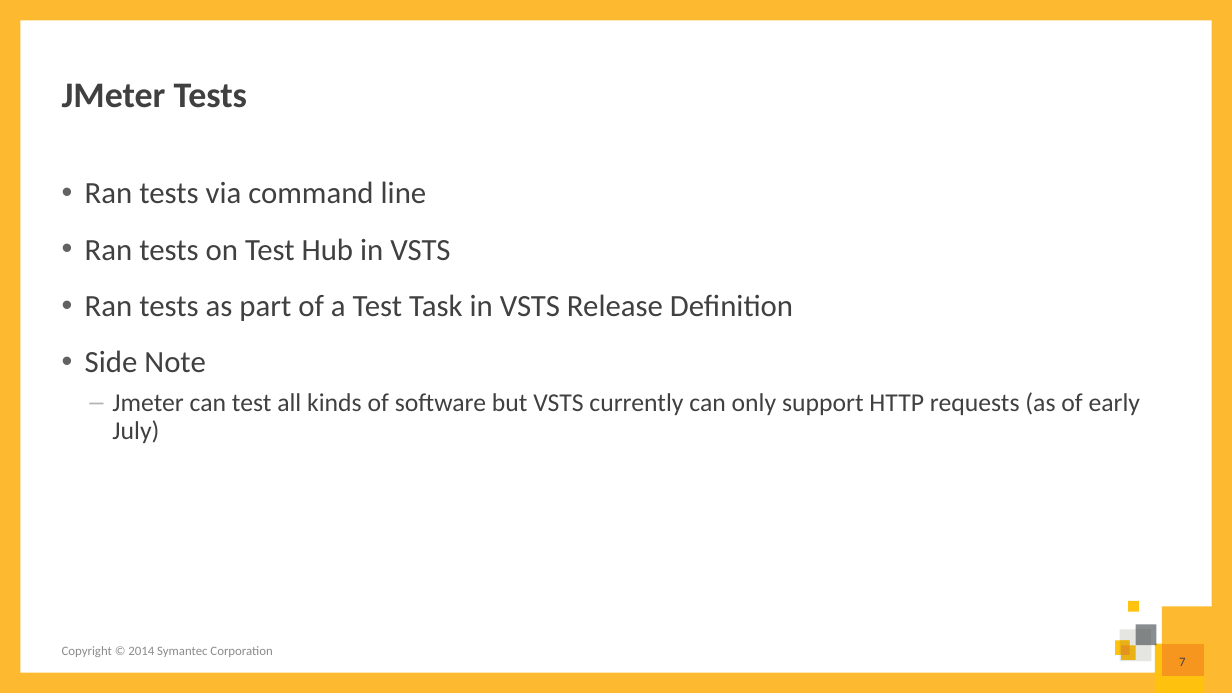
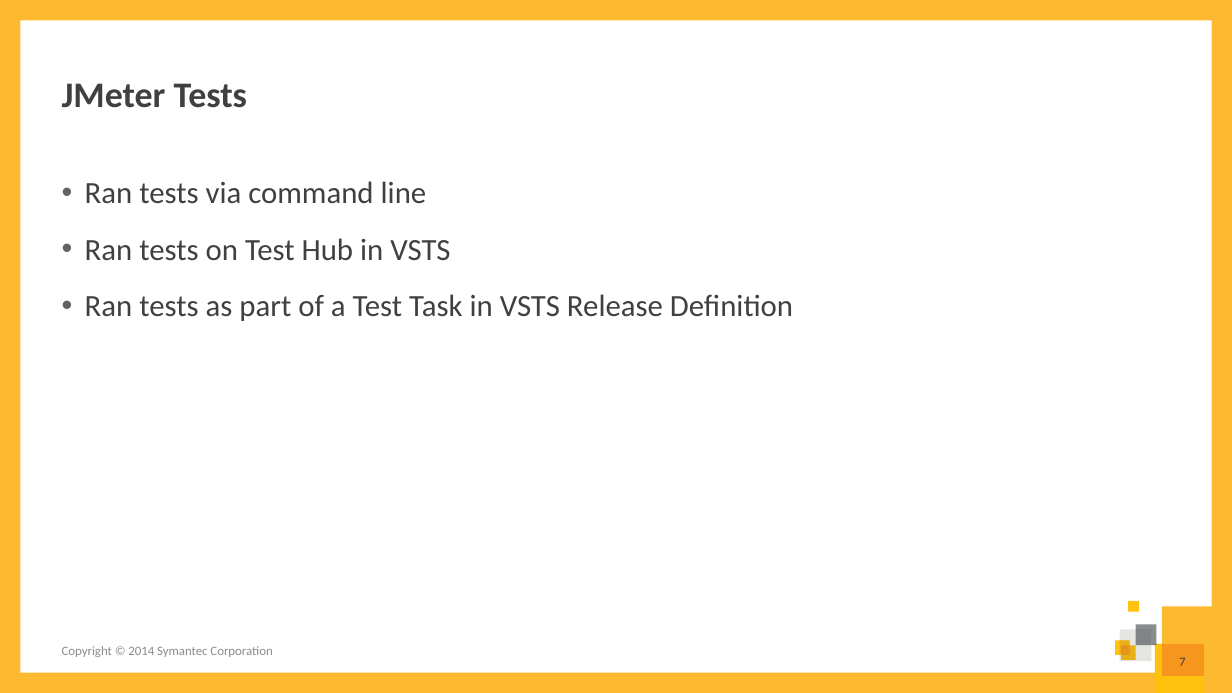
Before and after one commit to jamiethezim/autoscale, a slide deck: slide 7 of Demo.pptx. Drawn at 1232x693 pixels with LibreOffice and Linux fonts; fonts in the diff are those of the drawing. Boxes give left, top, right and bottom in pixels: in the first picture for what was removed or moved away, otherwise in the second. Text is boxed around its words. In the diff, an @@ line names an element or a change of style, - is before the commit and + after.

```diff
--- a/Demo.pptx
+++ b/Demo.pptx
@@ text at box(85, 350, 1141, 443): paragraphs removed @@
-• Side Note
-  – Jmeter can test all kinds of software but VSTS currently can only support HTTP requests (as of early July)
```
Also in this commit, not shown: 1 other slide changed, 4 other files.
